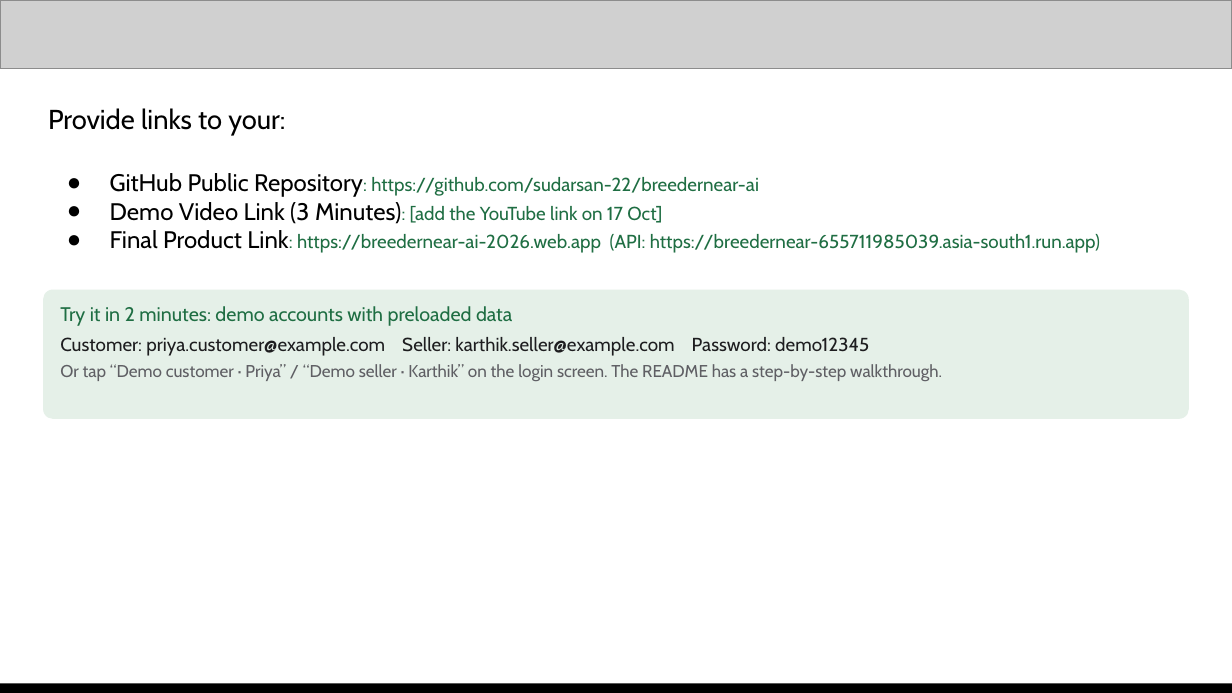
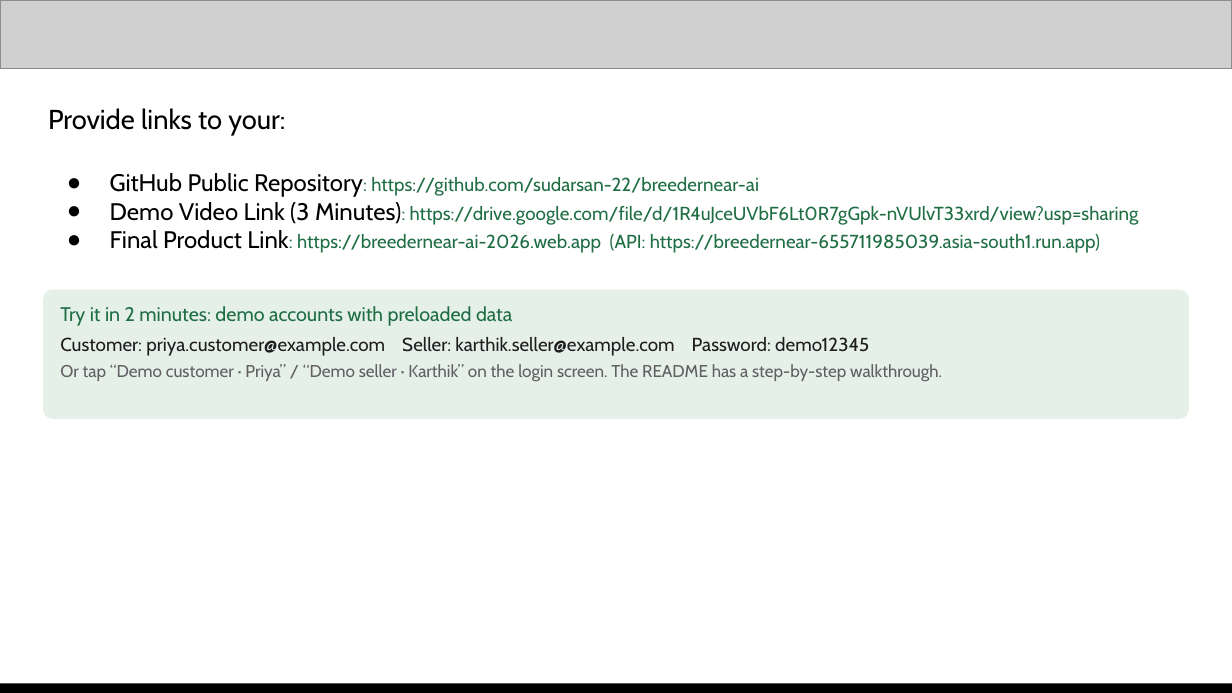
Before and after one commit to sudarsan-22/breedernear-ai, a slide deck: slide 16 of docs/submission/BreederNear-AI-deck.pptx. Drawn at 1232x693 pixels with LibreOffice and Linux fonts; fonts in the diff are those of the drawing; grey boxes stand for pictures. Boxes give left, top, right and bottom in pixels: in the first picture for what was removed or moved away, otherwise in the second. Text is boxed around its words. In the diff, an @@ line names an element or a change of style, - is before the commit and + after.

Commit message:
docs: demo video link (Google Drive, public view) in the deck and README

```diff
--- a/docs/submission/BreederNear-AI-deck.pptx
+++ b/docs/submission/BreederNear-AI-deck.pptx
@@ text at bbox=[110, 202, 1139, 225]: text changed @@
-● Demo Video Link (3 Minutes): [add the YouTube link on 17 Oct]
+● Demo Video Link (3 Minutes): https://drive.google.com/file/d/1R4uJceUVbF6Lt0R7gGpk-nVUlvT33xrd/view?usp=sharing
```
Also in this commit, not shown: 4 other files.
